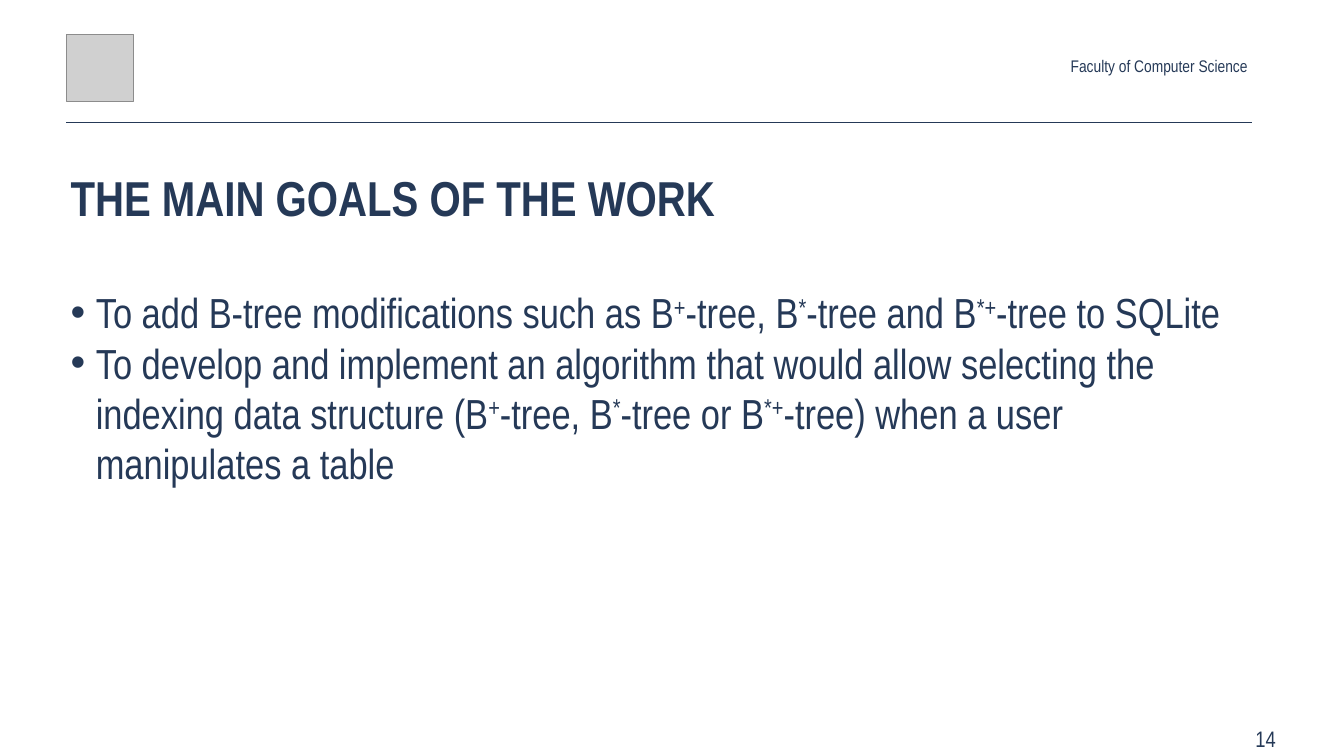
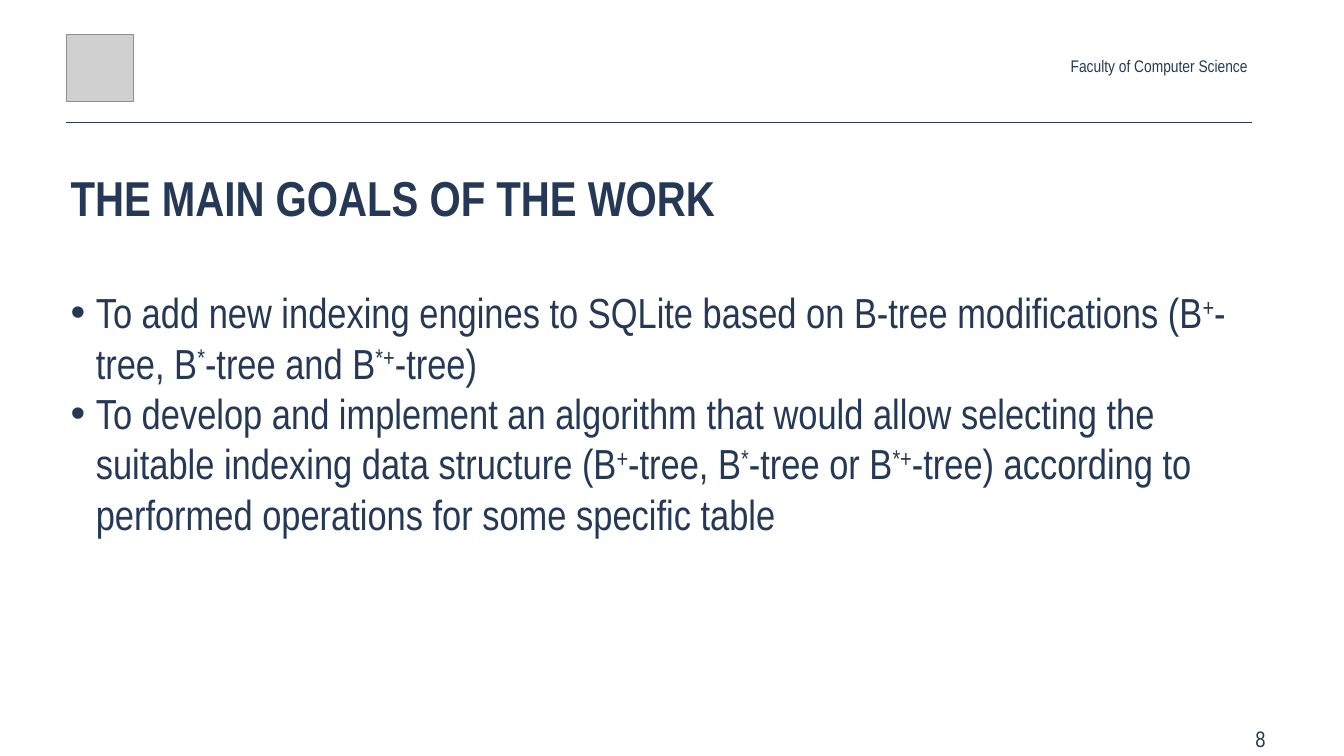
Before and after one commit to Glost/btrees_2019, a slide deck: slide 8 of root/docs/slides/Anton_Rigin_SYRCoSE_2019.pptx (slide 14 before the commit). Drawn at 1344x756 pixels with LibreOffice and Linux fonts; fonts in the diff are those of the drawing; grey boxes stand for pictures. Boxes give left, top, right and bottom in pixels: in the first picture for what was removed or moved away, otherwise in the second. Text is boxed around its words. In the diff, an @@ line names an element or a change of style, - is before the commit and + after.

```diff
--- a/root/docs/slides/Anton_Rigin_SYRCoSE_2019.pptx
+++ b/root/docs/slides/Anton_Rigin_SYRCoSE_2019.pptx
@@ text at box(96, 297, 1202, 539): text changed @@
-• To add B-tree modifications such as B+-tree, B*-tree and B*+-tree to SQLite
-• To develop and implement an algorithm that would allow selecting the indexing data structure (B+-tree, B*-tree or B*+-tree) when a user manipulates a table
+• To add new indexing engines to SQLite based on B-tree modifications (B+-tree, B*-tree and B*+-tree)
+• To develop and implement an algorithm that would allow selecting the suitable indexing data structure (B+-tree, B*-tree or B*+-tree) according to performed operations for some specific table
@@ page number at box(1255, 731, 1265, 748): text changed @@
-14
+8
```
Also in this commit, not shown: 18 other slides changed, 1 other file.
